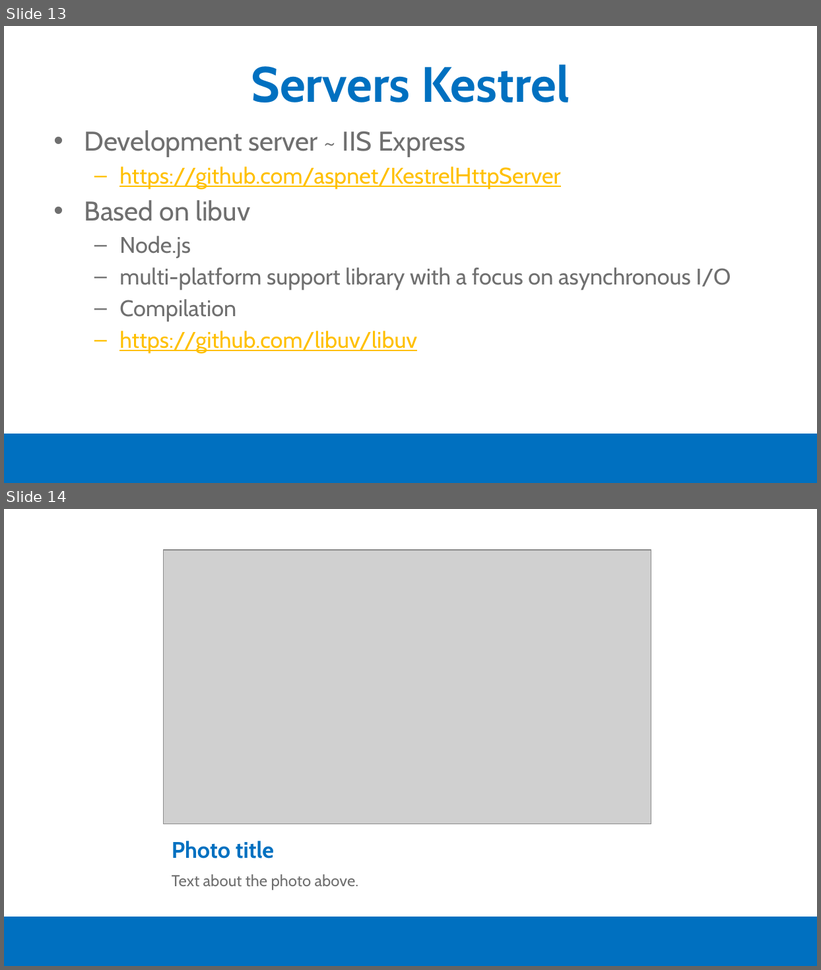
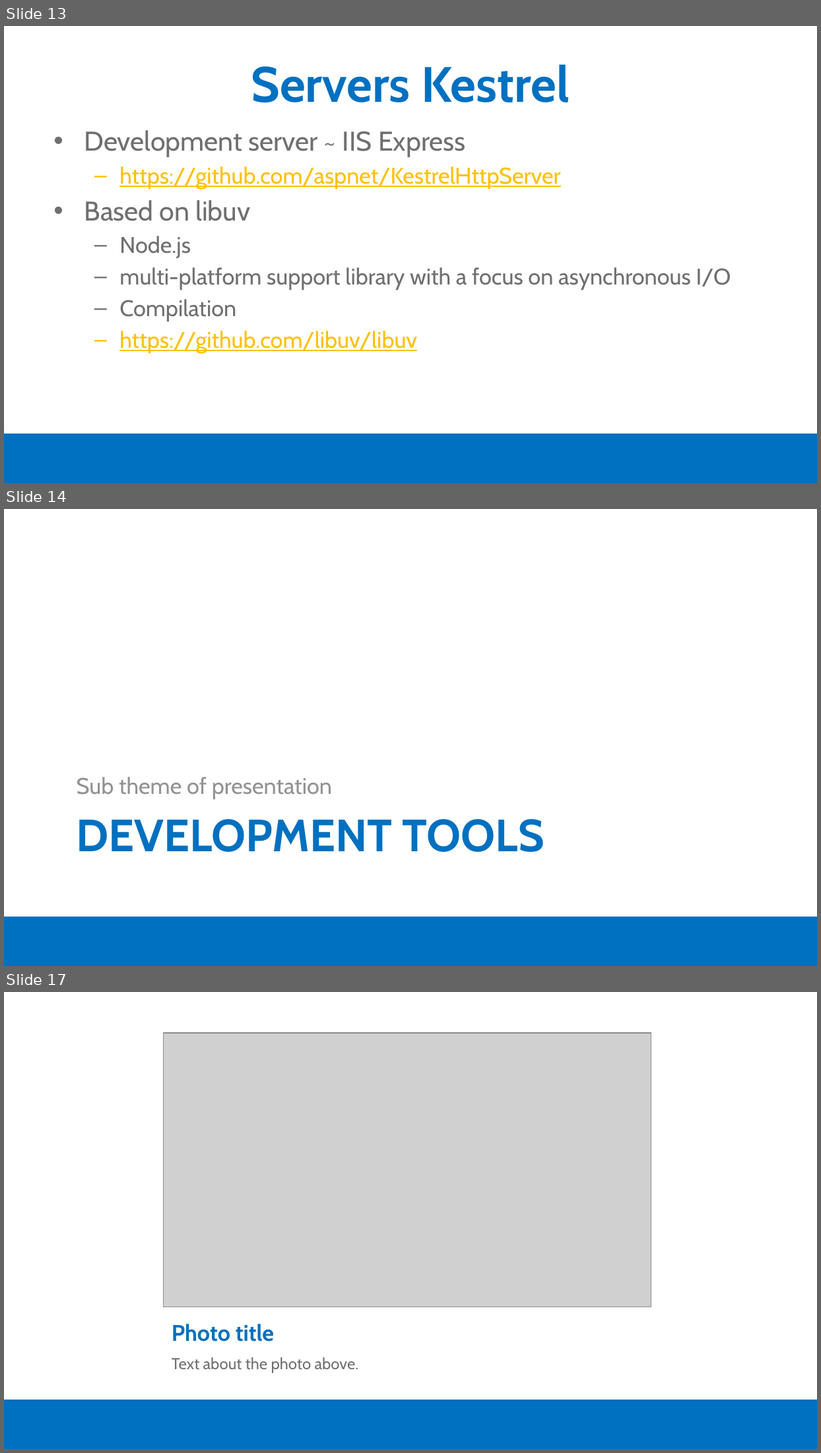
Before and after one commit to moljac/ASP.net.v5-AKA-vNext-Windays15, a slide deck: talk/Windays15 - ASP.net v.5 (vNext) on Linux and Mac OSX.pptx. Shown one above the other, each under a label of ours: slides 13 and 14 before the commit, slides 13, 14 and 17 after it; the slides between them are not shown. The pictures are 821x970 and 821x1453 pixels, drawn with LibreOffice and Linux fonts; fonts in the diff are those of the drawing; grey boxes stand for pictures; background and template pictures are left out. Boxes give left, top, right and bottom in pixels: in the first picture for what was removed or moved away, otherwise in the second. Text is boxed around its words. In the diff, an @@ line names an element or a change of style, - is before the commit and + after.

```diff
--- a/talk/Windays15 - ASP.net v.5 (vNext) on Linux and Mac OSX.pptx
+++ b/talk/Windays15 - ASP.net v.5 (vNext) on Linux and Mac OSX.pptx
@@ slide 14 added at (4, 509, 817, 966), background #FFFFFF; not listed: 1 template element that a slide beside it also shows @@
@@ text added at (77, 777, 332, 799), 20 pt, text #939393 @@
+Sub theme of presentation
@@ title added at (77, 819, 545, 852), 40 pt, text #0070C0, bold @@
+DEVELOPMENT TOOLS
@@ what was slide 14 is now slide 17 @@
```
Also in this commit, not shown: 2 other slides added.
